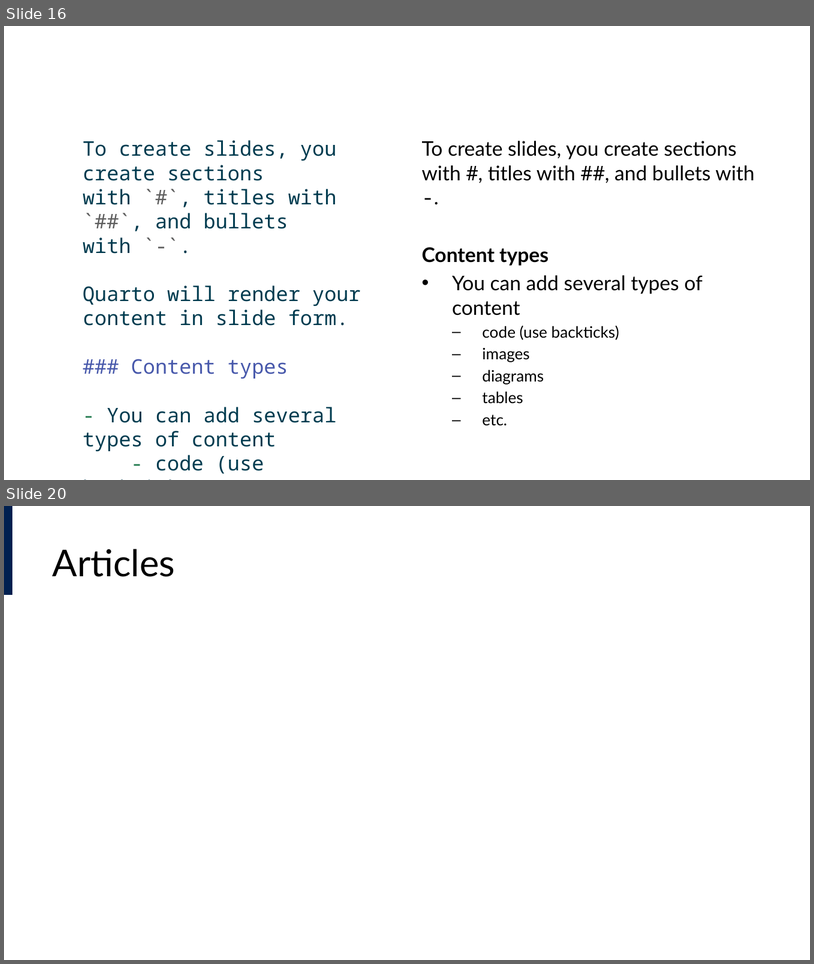
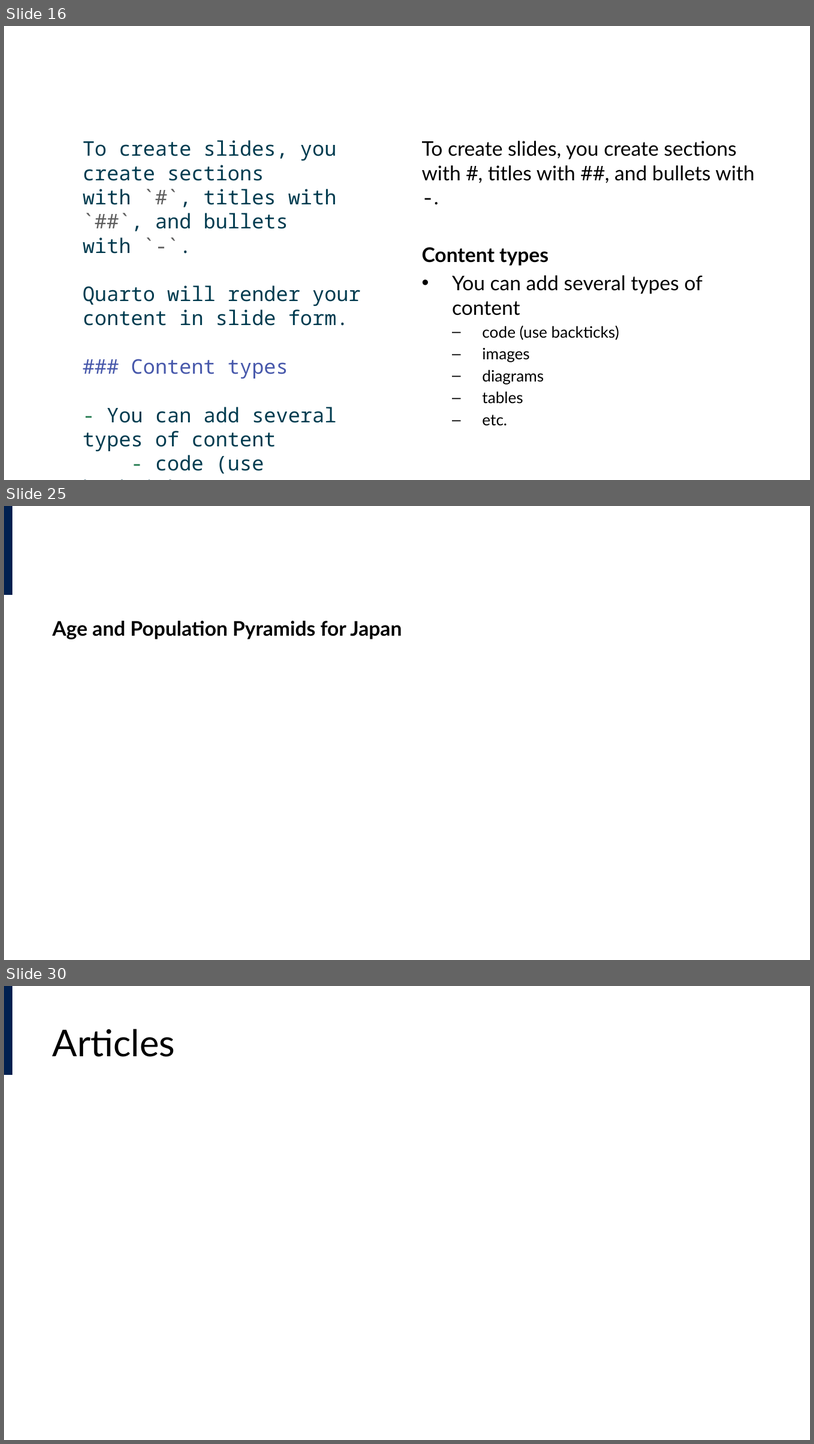
Before and after one commit to lucas-a-meyer/using-quarto, a slide deck: docs/presentation.pptx. Shown one above the other, each under a label of ours: slides 16 and 20 before the commit, slides 16, 25 and 30 after it; the slides between them are not shown. The pictures are 814x964 and 814x1444 pixels, drawn with LibreOffice and Linux fonts; fonts in the diff are those of the drawing. Boxes give left, top, right and bottom in pixels: in the first picture for what was removed or moved away, otherwise in the second. Text is boxed around its words. In the diff, an @@ line names an element or a change of style, - is before the commit and + after.

```diff
--- a/docs/presentation.pptx
+++ b/docs/presentation.pptx
@@ slide 25 added at bbox=[4, 506, 810, 960], background #FFFFFF; not listed: 1 template element that a slide beside it also shows @@
@@ text added at bbox=[53, 621, 402, 639], 18 pt, text #000000, bold @@
+Age and Population Pyramids for Japan
@@ what was slide 20 is now slide 30 @@
```
Also in this commit, not shown: 2 slides changed, 10 other slides added, 1 slide removed, 11 other files.
